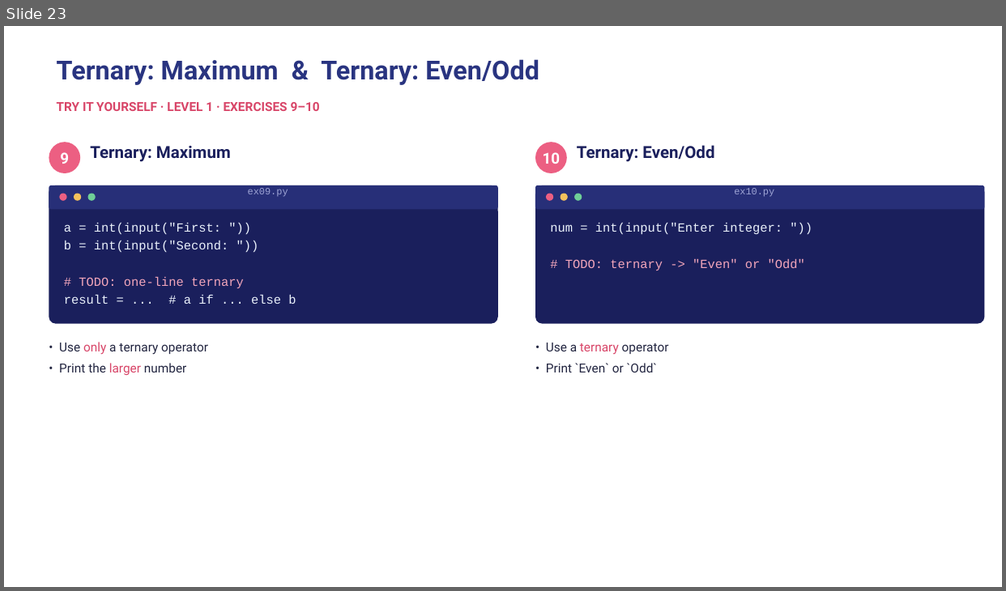
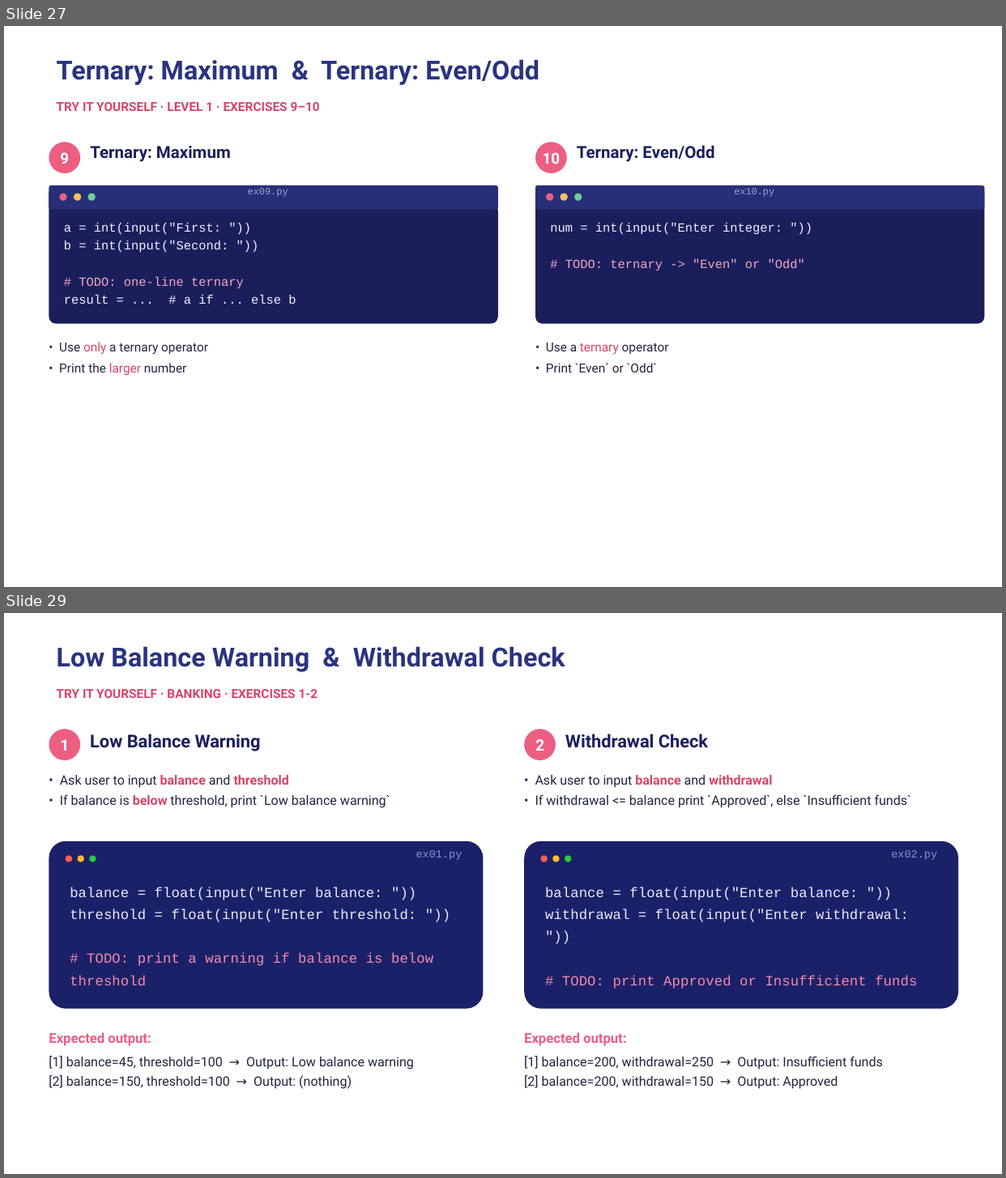
Before and after one commit to wg-training/wg-python-for-data-science-fundamental, a slide deck: slides/06 - Python Control Flows - Conditional Statement.pptx. Shown one above the other, each under a label of ours: slide 23 before the commit, slides 27 and 29 after it; the slides between them are not shown. The pictures are 1006x591 and 1006x1178 pixels, drawn with LibreOffice and Linux fonts; fonts in the diff are those of the drawing. Boxes give left, top, right and bottom in pixels: in the first picture for what was removed or moved away, otherwise in the second. Text is boxed around its words. In the diff, an @@ line names an element or a change of style, - is before the commit and + after.

```diff
--- a/slides/06 - Python Control Flows - Conditional Statement.pptx
+++ b/slides/06 - Python Control Flows - Conditional Statement.pptx
@@ slide 29 added at (4,613,1002,1174), background #FFFFFF @@
@@ title added at (57,646,565,672), 18.9 pt, text #293480, bold @@
+Low Balance Warning & Withdrawal Check
@@ text added at (57,689,318,698), 9 pt, text #D84568, bold @@
+TRY IT YOURSELF · BANKING · EXERCISES 1-2
@@ ellipse added at (49,729,80,760), fill #EC5F82, 11.2 pt, text #FFFFFF, bold @@
+1
@@ text added at (90,734,261,752), 12.8 pt, text #1A1F5C, bold @@
+Low Balance Warning
@@ ellipse added at (524,729,555,760), fill #EC5F82, 11.2 pt, text #FFFFFF, bold @@
+2
@@ text added at (565,734,708,748), 12.8 pt, text #1A1F5C, bold @@
+Withdrawal Check
@@ text added at (60,775,390,808), 9.4 pt, text #222540 @@
+• Ask user to input balance and threshold
+• If balance is below threshold, print `Low balance warning`
@@ text added at (535,775,912,808), 9.4 pt, text #222540 @@
+• Ask user to input balance and withdrawal
+• If withdrawal <= balance print `Approved`, else `Insufficient funds`
@@ rounded rectangle added at (49,841,483,1009), fill #1B2168 @@
@@ ellipse added at (65,855,72,862), fill #FF5F56 @@
@@ ellipse added at (77,855,84,862), fill #FFBD2E @@
@@ ellipse added at (89,855,96,862), fill #27C93F @@
@@ text added at (416,850,462,860), 7.9 pt, text #8891C7 @@
+ex01.py
@@ rounded rectangle added at (524,841,958,1009), fill #1B2168 @@
@@ ellipse added at (541,855,548,862), fill #FF5F56 @@
@@ ellipse added at (553,855,560,862), fill #FFBD2E @@
@@ ellipse added at (565,855,572,862), fill #27C93F @@
@@ text added at (891,850,937,860), 7.9 pt, text #8891C7 @@
+ex02.py
@@ text added at (70,888,433,986), 10.1 pt, text #E9EBFA @@
+balance = float(input("Enter balance: "))
+threshold = float(input("Enter threshold: "))
+# TODO: print a warning if balance is below threshold
@@ text added at (545,888,917,989), 10.1 pt, text #E9EBFA @@
+balance = float(input("Enter balance: "))
+withdrawal = float(input("Enter withdrawal: "))
+# TODO: print Approved or Insufficient funds
@@ text added at (49,1033,414,1089), 9.4 pt, text #222540 @@
+Expected output:
+[1] balance=45, threshold=100 → Output: Low balance warning
+[2] balance=150, threshold=100 → Output: (nothing)
@@ text added at (524,1033,883,1089), 9.4 pt, text #222540 @@
+Expected output:
+[1] balance=200, withdrawal=250 → Output: Insufficient funds
+[2] balance=200, withdrawal=150 → Output: Approved
@@ what was slide 23 is now slide 27 @@
```
Also in this commit, not shown: 11 slides changed, 8 other slides added, 2 other files.
